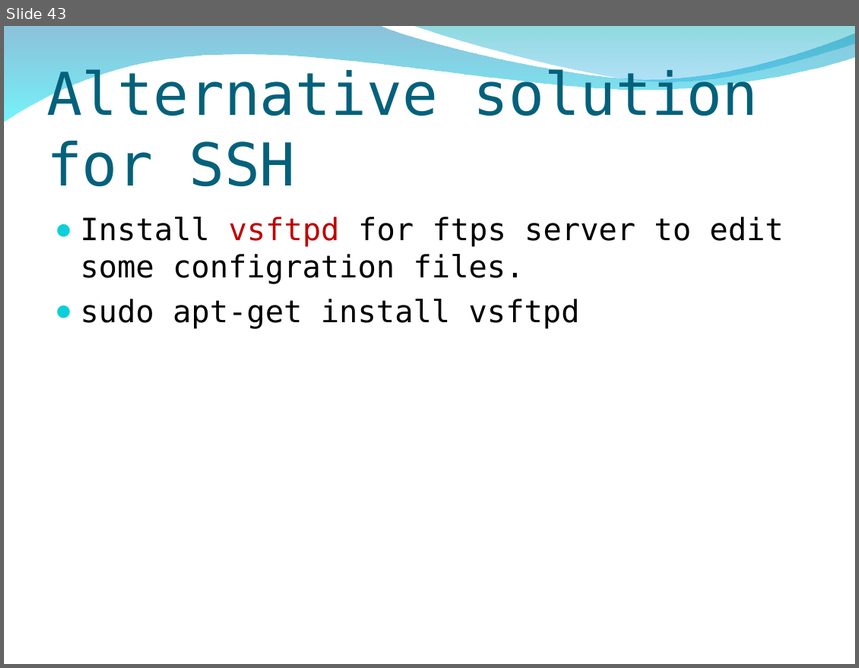
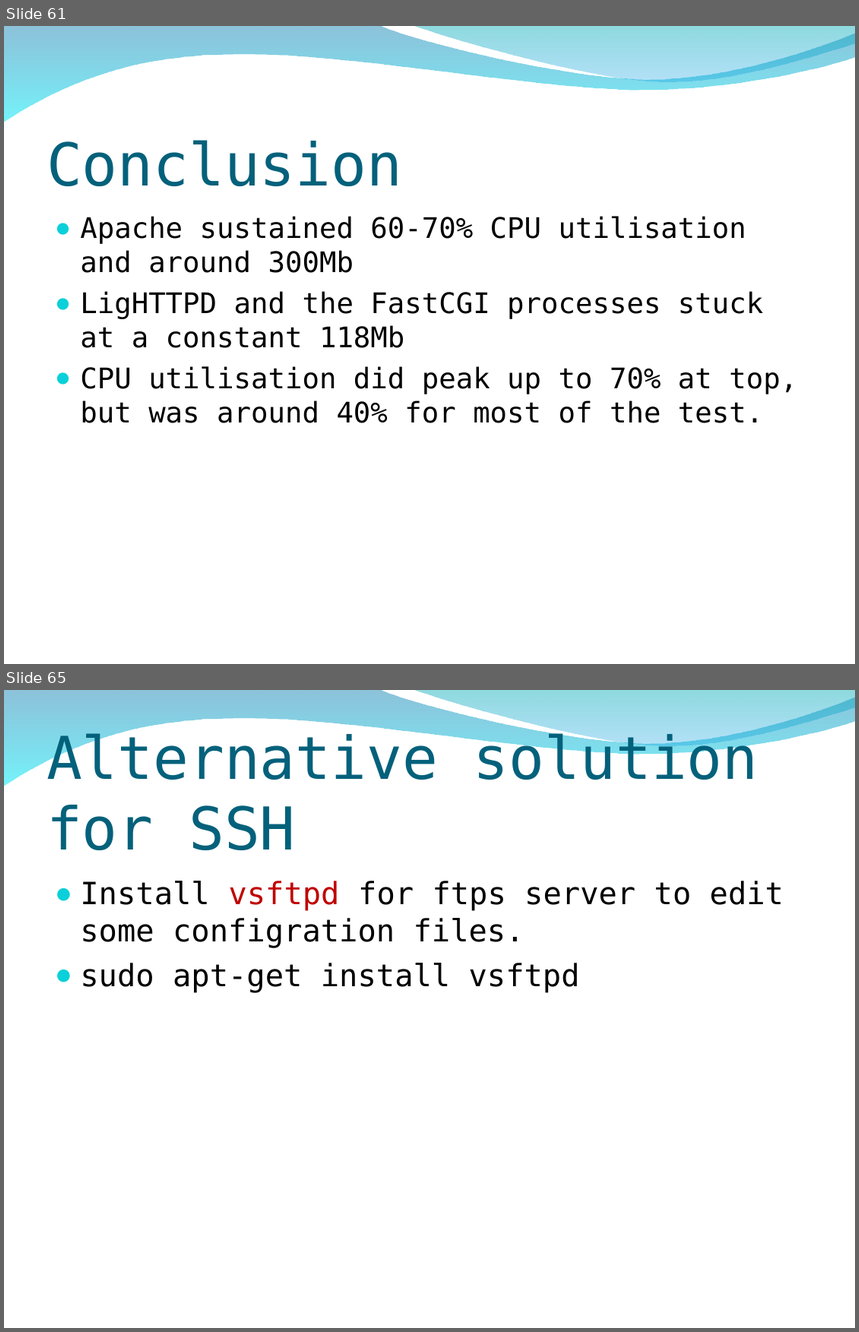
Before and after one commit to peter279k/regular_meeting, a slide deck: Proot.ppt. Shown one above the other, each under a label of ours: slide 43 before the commit, slides 61 and 65 after it; the slides between them are not shown. The pictures are 859x668 and 859x1332 pixels, drawn with LibreOffice and Linux fonts; fonts in the diff are those of the drawing; background and template pictures are left out. Boxes give left, top, right and bottom in pixels: in the first picture for what was removed or moved away, otherwise in the second. Text is boxed around its words. In the diff, an @@ line names an element or a change of style, - is before the commit and + after.

```diff
--- a/Proot.ppt
+++ b/Proot.ppt
@@ slide 61 added at (4,26,855,664), background picture (left out); not listed: 2 template elements that a slide beside it also shows @@
@@ title added at (47,140,402,186), 50 pt, text #04617B @@
+Conclusion
@@ text added at (80,216,797,423), 24 pt, text #000000 @@
+● Apache sustained 60-70% CPU utilisation and around 300Mb
+● LigHTTPD and the FastCGI processes stuck at a constant 118Mb
+● CPU utilisation did peak up to 70% at top, but was around 40% for most of the test.
@@ what was slide 43 is now slide 65 @@
```
Also in this commit, not shown: 2 slides changed, 22 other slides added.
